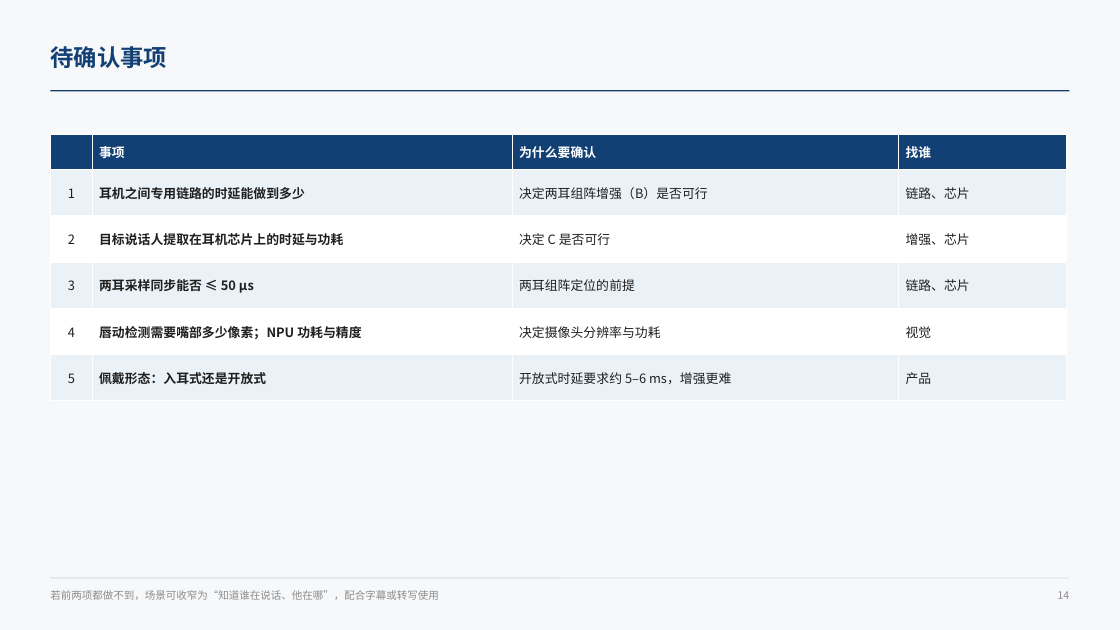
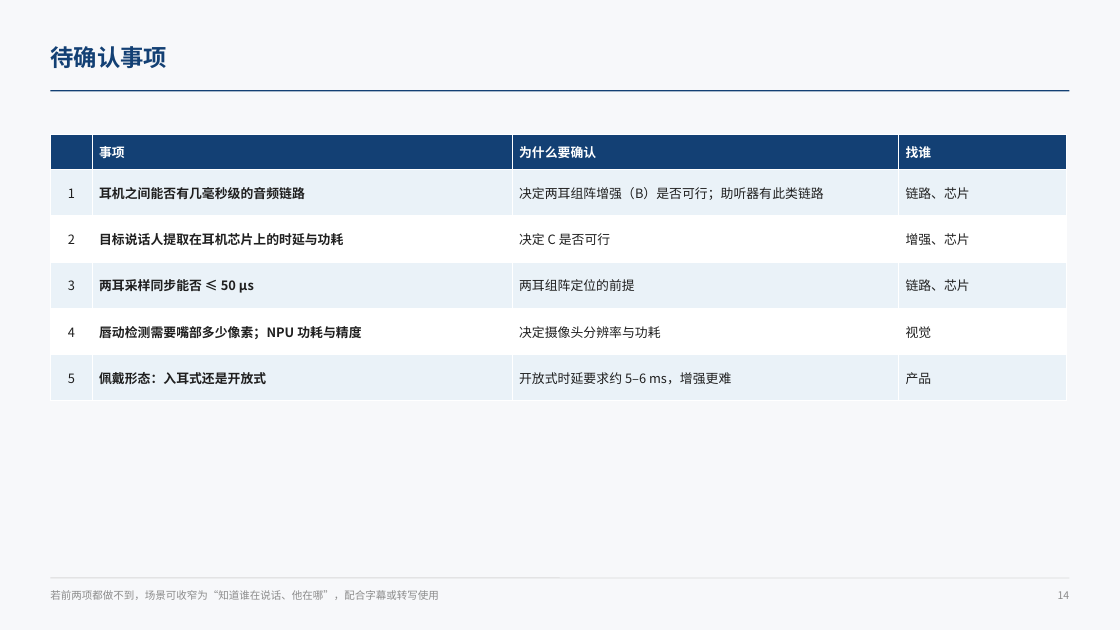
Before and after one commit to ZeroFoxxi/ssl-scene1, a slide deck: slide 14 of 02_耳机声源定位/耳机摄像头听觉辅助_整体设计方案.pptx. Drawn at 1120x630 pixels with LibreOffice and Linux fonts; fonts in the diff are those of the drawing. Boxes give left, top, right and bottom in pixels: in the first picture for what was removed or moved away, otherwise in the second. Text is boxed around its words. In the diff, an @@ line names an element or a change of style, - is before the commit and + after.

```diff
--- a/02_耳机声源定位/耳机摄像头听觉辅助_整体设计方案.pptx
+++ b/02_耳机声源定位/耳机摄像头听觉辅助_整体设计方案.pptx
@@ table at [50,134,1067,388] @@
-row 2, column 2: 耳机之间专用链路的时延能做到多少
+row 2, column 2: 耳机之间能否有几毫秒级的音频链路
-row 2, column 3: 决定两耳组阵增强（B）是否可行
+row 2, column 3: 决定两耳组阵增强（B）是否可行；助听器有此类链路
```
Also in this commit, not shown: 4 other slides changed, 5 other files.
